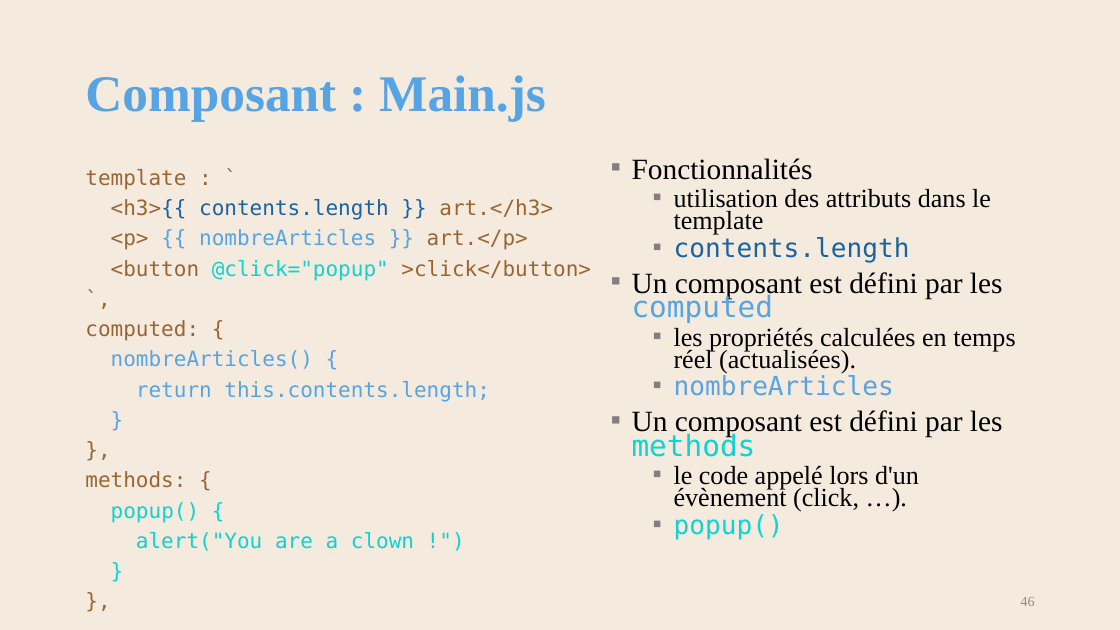
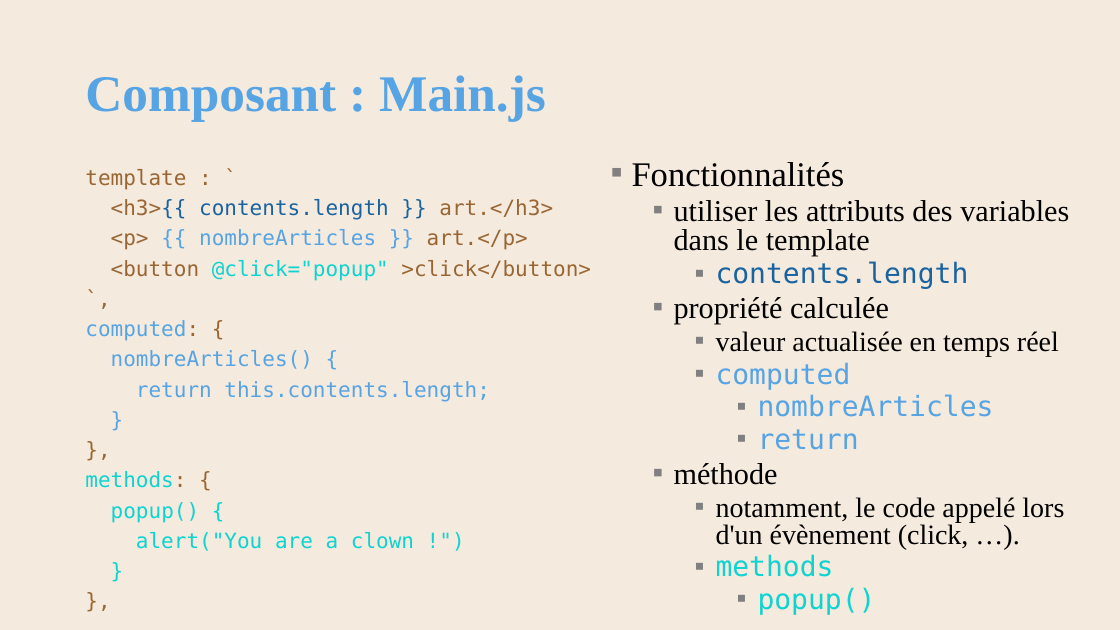
Before and after one commit to AlainWafflard/4IPW3, a slide deck: slide 46 of syllabus/19_composant_vuejs/syllabus_19_composant.pptx. Drawn at 1120x630 pixels with LibreOffice and Linux fonts; fonts in the diff are those of the drawing; background and template pictures are left out. Boxes give left, top, right and bottom in pixels: in the first picture for what was removed or moved away, otherwise in the second. Text is boxed around its words. In the diff, an @@ line names an element or a change of style, - is before the commit and + after.

Commit message:
update syllabus 17 JavaScript et 19 composant, 2025/10/12

```diff
--- a/syllabus/19_composant_vuejs/syllabus_19_composant.pptx
+++ b/syllabus/19_composant_vuejs/syllabus_19_composant.pptx
@@ text at (x1=632, y1=162, x2=994, y2=615): size 25.2 to 29.6 pt in "Fonctionnalités"; size 22.4 to 24.1 pt in "contents.length", "nombreArticles", "popup()"; line spacing 0.7 to 0.8; list level 2 to 3 in "contents.length"; list level 2 to 4 in "nombreArticles"; list level 2 to 4 in "popup()" @@
@@ text at (x1=674, y1=200, x2=1069, y2=256): text changed; size 22.4 to 25.9 pt @@
-  ▪ utilisation des attributs dans le template
+  ▪ utiliser les attributs des variables dans le template
@@ text at (x1=674, y1=297, x2=1059, y2=390): text changed; size 22.4 to 24.1 pt @@
-▪ Un composant est défini par les computed
-  ▪ les propriétés calculées en temps réel (actualisées).
+  ▪ propriété calculée
+    ▪ valeur actualisée en temps réel
+    ▪ computed
@@ text at (x1=85, y1=320, x2=199, y2=488): text colour #996633 to #56A4E4 in "computed:"; text colour #996633 to #0DD3D1 in "methods:" @@
@@ text at (x1=674, y1=429, x2=1064, y2=577): text changed; size 22.4 to 24.1 pt @@
-▪ Un composant est défini par les methods
-  ▪ le code appelé lors d'un évènement (click, …).
+      ▪ return
+  ▪ méthode
+    ▪ notamment, le code appelé lors d'un évènement (click, …).
+    ▪ methods
@@ page number removed at (x1=1021, y1=597, x2=1035, y2=606) @@
-46
```
Also in this commit, not shown: 5 other slides changed, 1 slide added, 9 other files.
